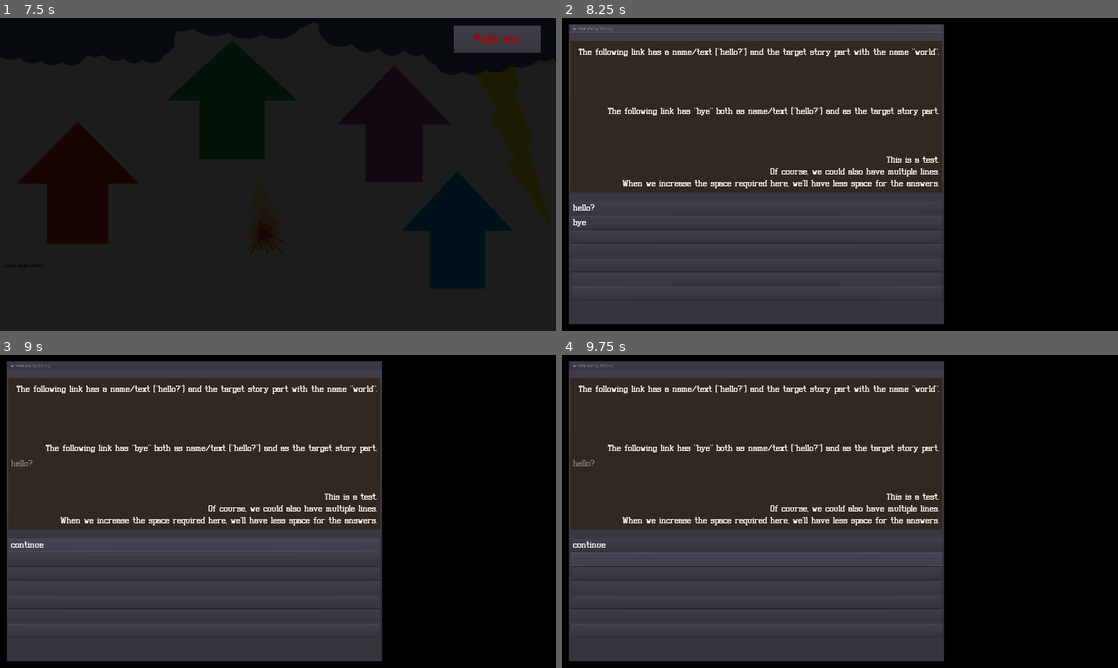
Above: before the commit, frames 1-4 (two rows, left to right).
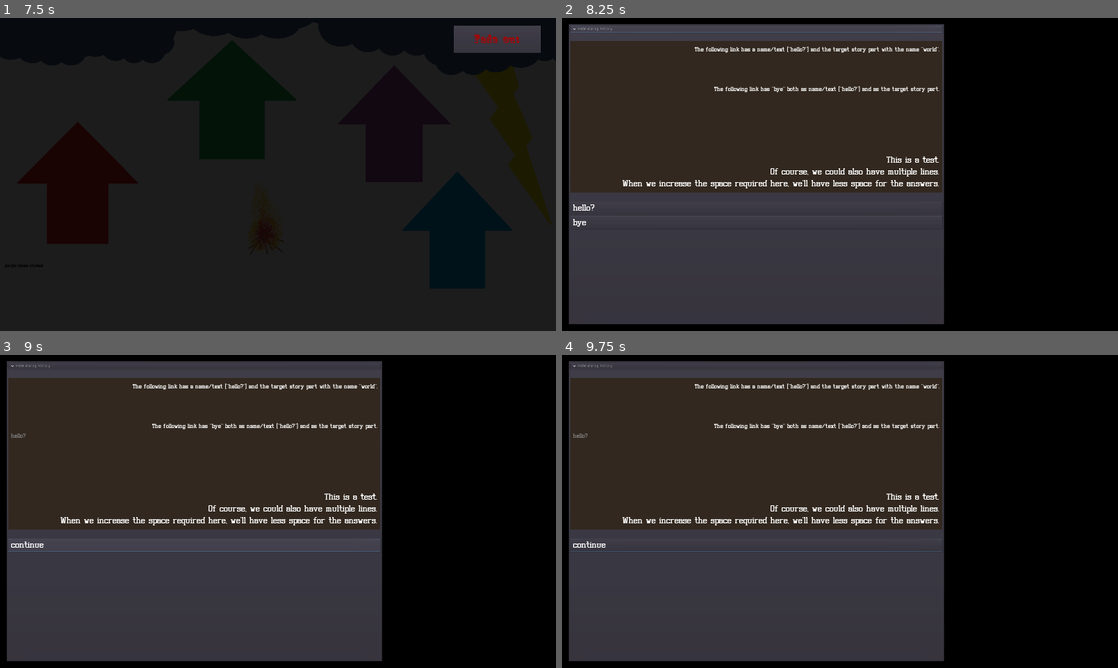
Above: after the commit, the same moments.

Repository: gadse/high-moon
Game: Godot game, scene res://scenes/main_menu/MainMenu.tscn
The game is run twice, just before and just after one commit, with the same random seed, the same clock (stepped at 60 frames per second) and the same inputs.
Inputs (mouse positions are in pixels of both pictures, inside the frame that each line leads up to):
- Up to frame 1 (7.5 s): click "New Game" at 0.5 s; click "New Game" at 1.25 s; click "New Game" at 2 s; tap Enter at 2.75 s; move the mouse to (400, 158) at 2.77 s; click (400, 158) at 2.92 s; move the mouse to (166, 190) at 3.52 s; click (166, 190) at 3.67 s; click "Fade out" at 4.25 s; click "Fade out" at 5 s; click "Fade out" at 5.75 s; move the mouse to (383, 124) at 6.52 s; click (383, 124) at 6.67 s; click (383, 124) at 7.42 s
- Up to frame 2 (8.25 s): click "Show dialog history" at 8 s
- Up to frame 3 (9 s): click (194, 545) at 8.77 s
- Up to frame 4 (9.75 s): click (756, 558) at 9.52 s

Frame 1 is identical in both runs. In frame 2, 1.9% of the frame differs, in the area x 1-69%, y 9-86%; in frame 3, 1.9%; in frame 4, 2.2%.
Error before the commit: Invalid get index '1' (on base: 'Array'). (res://scenes/templates/dialog/Dialog.gd:106)

Commit message:
GH-25 dialog: Make excessive buttons invisible

Diff:
--- a/scenes/templates/dialog/Dialog.gd
+++ b/scenes/templates/dialog/Dialog.gd
@@ -74,13 +74,18 @@
 			ix += 1
 
 func _fill_button_texts(passage):
-	var ix = 0
-	for button in answer_buttons:
-		if ix < passage.links.size():
-			button.set_text(passage.links[ix].name)
+	for ix in answer_buttons.size():
+		var button = answer_buttons[ix]
+		if story.is_finished():
+			button.set_visible(true)
+			button.set_text("")
 		else:
-			button.set_text("")
-		ix += 1
+			if ix < passage.links.size():
+				button.set_visible(true)
+				button.set_text(passage.links[ix].name)
+			else:
+				button.set_visible(false)
+				button.set_text("")
 
 
 func _on_ExpandButton_pressed():
--- a/scenes/templates/dialog/Dialog.tscn
+++ b/scenes/templates/dialog/Dialog.tscn
@@ -15,7 +15,7 @@
 bg_color = Color( 0.2, 0.160784, 0.12549, 1 )
 
 [sub_resource type="DynamicFont" id=2]
-size = 30
+size = 20
 font_data = ExtResource( 2 )
 
 [sub_resource type="DynamicFont" id=3]
